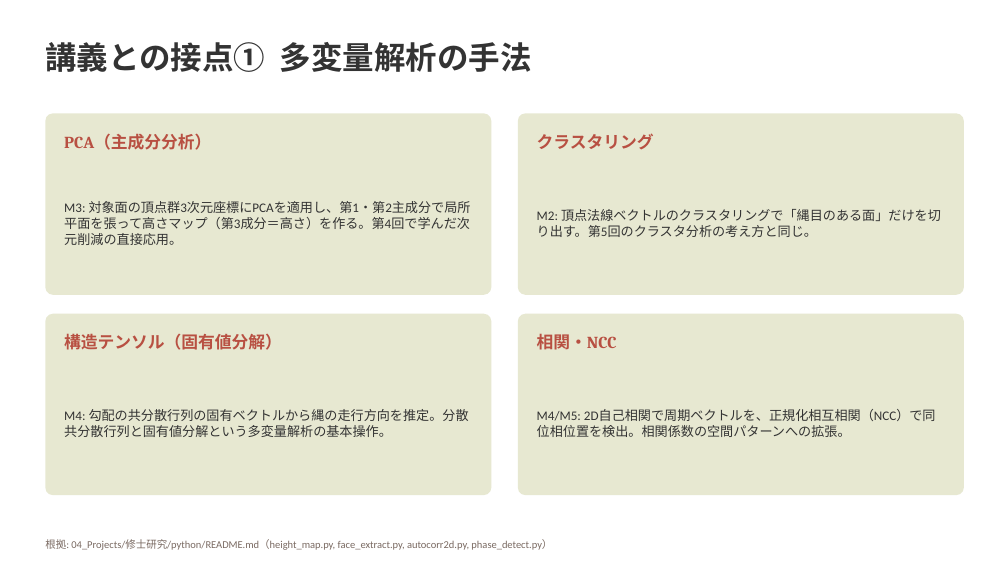
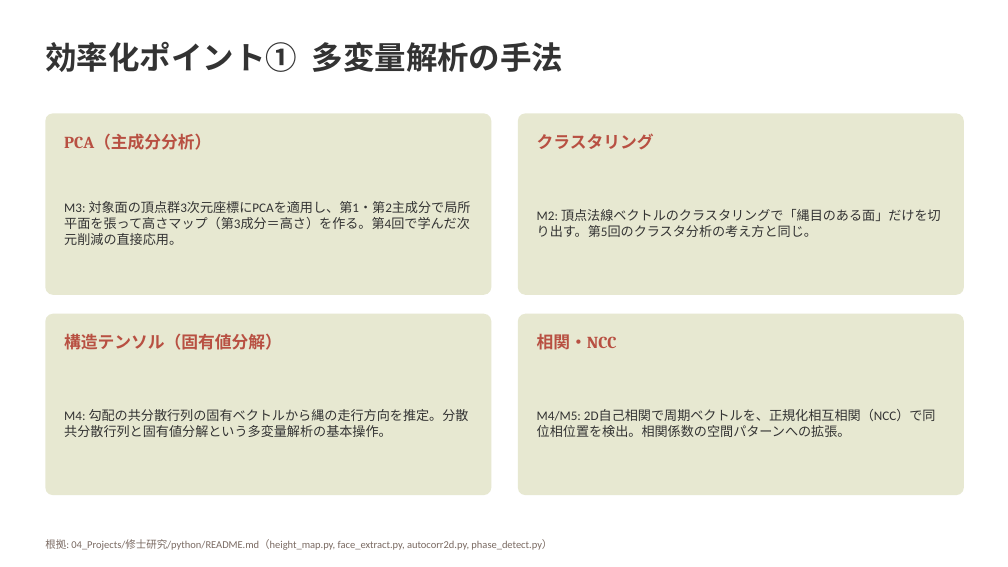
Before and after one commit to Ryusan09/MultivariatAanalysis, a slide deck: slide 7 of 13/第13回発表_修士研究と大規模計算.pptx (slide 5 before the commit). Drawn at 1008x567 pixels with LibreOffice and Linux fonts; fonts in the diff are those of the drawing. Boxes give left, top, right and bottom in pixels: in the first picture for what was removed or moved away, otherwise in the second. Text is boxed around its words. In the diff, an @@ line names an element or a change of style, - is before the commit and + after.

```diff
--- a/13/第13回発表_修士研究と大規模計算.pptx
+++ b/13/第13回発表_修士研究と大規模計算.pptx
@@ text at <box>45,42,564,72</box>: text changed @@
-講義との接点① 多変量解析の手法
+効率化ポイント① 多変量解析の手法
```
Also in this commit, not shown: 5 other slides changed.
